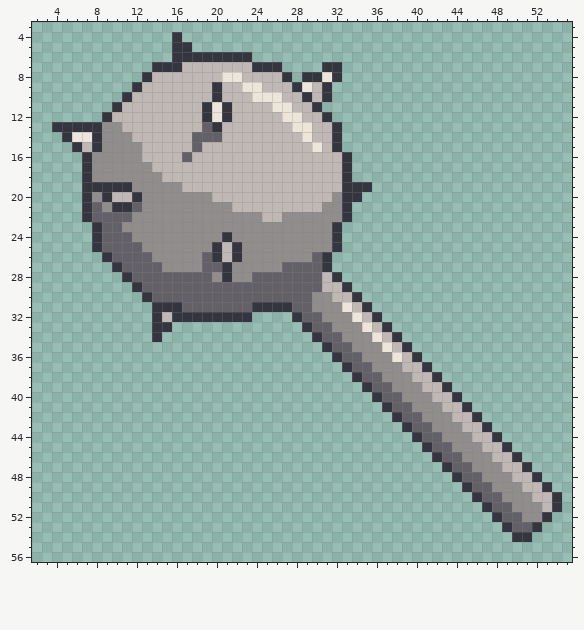
Two states of a pixel-art sprite, Sprites/mace_large.png. That is the earlier state.
The file is 64x64 pixels. Shown: x 2..55, y 3..56.
After:
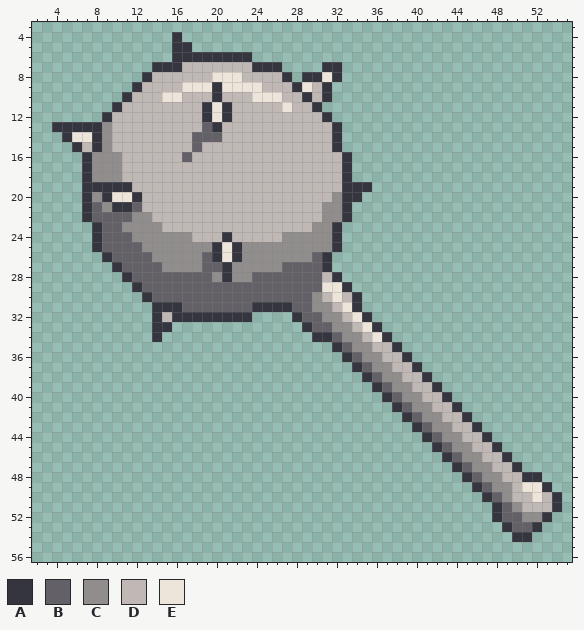
Palette (. is transparent): A #353540  B #636167  C #918d8d  D #bfb8b4  E #ede4da
Changes in this commit:
@@ x 2..55 @@
  7 ............AAADDDDDDDAAA....AA.......................
- 8 ...........ADDDDDDDEEDDDDA.AAEA.......................
- 9 ..........ADDDDDDDADDEEDDDAEDA........................
-10 .........ADDDDDDDDADDDEEEDDADA........................
-11 ........ADDDDDDDDAEADDDDEEDDA.........................
-12 .......ADDDDDDDDDAEADDDDDEEDDA........................
-13 ..AAAAACCDDDDDDDDBADDDDDDDEEDDA.......................
-14 ...AEEACCCDDDDDDBBBDDDDDDDDEDDA.......................
-15 ....ADACCCCDDDDDBDDDDDDDDDDDEDA.......................
-16 .....ACCCCCDDDDBDDDDDDDDDDDDDDDA......................
-17 .....ACCCCCCDDDDDDDDDDDDDDDDDDDA......................
-18 .....ACCCCCCCDDDDDDDDDDDDDDDDDDA......................
-19 .....AAAAACCCCCDDDDDDDDDDDDDDDDAAA....................
-20 .....ACADDACCCCCCCDDDDDDDDDDDDCAA.....................
-21 .....ABCAABCCCCCCCCCDDDDDDDDDCCA......................
-22 .....ABBBBCCCCCCCCCCCCCDDCCCCCCA......................
-23 ......ABBCCCCCCCCCCCCCCCCCCCCCA.......................
-24 ......ABBBCCCCCCCCCACCCCCCCCCCA.......................
-25 ......ABBBBCCCCCCCADACCCCCCCCCA.......................
-26 .......ABBBBCCCCCBADACCCCCCCBA........................
+ 8 ...........ADDDDDDEEEDDDDA.AAEA.......................
+ 9 ..........ADDDDEEEAEEEEDDDAEDA........................
+10 .........ADDDEEDDDADDDEEEDDADA........................
+11 ........ADDDDDDDDAEADDDDDEDDA.........................
+12 .......ADDDDDDDDDAEADDDDDDDDDA........................
+13 ..AAAAACDDDDDDDDDBADDDDDDDDDDDA.......................
+14 ...AEEACDDDDDDDDBBBDDDDDDDDDDDA.......................
+15 ....ADACDDDDDDDDBDDDDDDDDDDDDDA.......................
+16 .....ACCCDDDDDDBDDDDDDDDDDDDDDDA......................
+17 .....ACCCDDDDDDDDDDDDDDDDDDDDDDA......................
+18 .....ACCCDDDDDDDDDDDDDDDDDDDDDDA......................
+19 .....AAAAADDDDDDDDDDDDDDDDDDDDDAAA....................
+20 .....ACAEEADDDDDDDDDDDDDDDDDDDCAA.....................
+21 .....ABCAABDDDDDDDDDDDDDDDDDDCCA......................
+22 .....ABBBBCCDDDDDDDDDDDDDDDDDCCA......................
+23 ......ABBCCCCDDDDDDDDDDDDDDDCCA.......................
+24 ......ABBBCCCCCCDDDADDDDDCCCCCA.......................
+25 ......ABBBBCCCCCCCAEACCCCCCCCCA.......................
+26 .......ABBBBCCCCCBAEACCCCCCCBA........................
 27 ........ABBBBCCCCBBACCCCCBBBBA........................
 28 .........ABBBBBBBBCACCBBBBBBBDA.......................
-29 ..........ABBBBBBBBBBBBBBBBBBDDA......................
-30 ...........ABBBBBBBBBBBBBBBBCCDDA.....................
-31 ............AAABBBBBBBAAAABBCCCEDA....................
-32 ............ADAAAAAAAA....ABBCCCEDA...................
-33 ............AA.............ABBCCCEDA..................
-34 ............A...............ABBCCCEDA.................
-35 .............................ABBCCCEDA................
-36 ..............................ABBCCCEDA...............
-37 ...............................ABBCCCDDA..............
-38 ................................ABBCCCDDA.............
-39 .................................ABBCCCDDA............
-40 ..................................ABBCCCDDA...........
-41 ...................................ABBCCCDDA..........
-42 ....................................ABBCCCDDA.........
-43 .....................................ABBCCCDDA........
-44 ......................................ABBCCCDDA.......
-45 .......................................ABBCCCDDA......
-46 ........................................ABBCCCDDA.....
-47 .........................................ABBCCCDDA....
-48 ..........................................ABBCCCDDA...
-49 ...........................................ABBCCCDDA..
-50 ............................................ABBCCCDDA.
-51 .............................................ABBCCCDA.
+29 ..........ABBBBBBBBBBBBBBBBBBEEA......................
+30 ...........ABBBBBBBBBBBBBBBBCDEDA.....................
+31 ............AAABBBBBBBAAAABBCCDEA.....................
+32 ............ADAAAAAAAA....ABBCCDEA....................
+33 ............AA.............ABBCCDEA...................
+34 ............A...............AABCCDEA..................
+35 ..............................ABCCDDA.................
+36 ...............................ABCCDDA................
+37 ................................ABCCDDA...............
+38 .................................ABCCDDA..............
+39 ..................................ABCCDDA.............
+40 ...................................ABCCDDA............
+41 ....................................ABCCDDA...........
+42 .....................................ABCCDDA..........
+43 ......................................ABCCDDA.........
+44 .......................................ABCCDDA........
+45 ........................................ABCCDDA.......
+46 .........................................ABCCDDA......
+47 ..........................................ABCCDDA.....
+48 ...........................................ABCCDDAA...
+49 ............................................ABCCDEEA..
+50 .............................................ABCDDEDA.
+51 ..............................................ABCDDDA.
 52 ..............................................ABBCCA..
